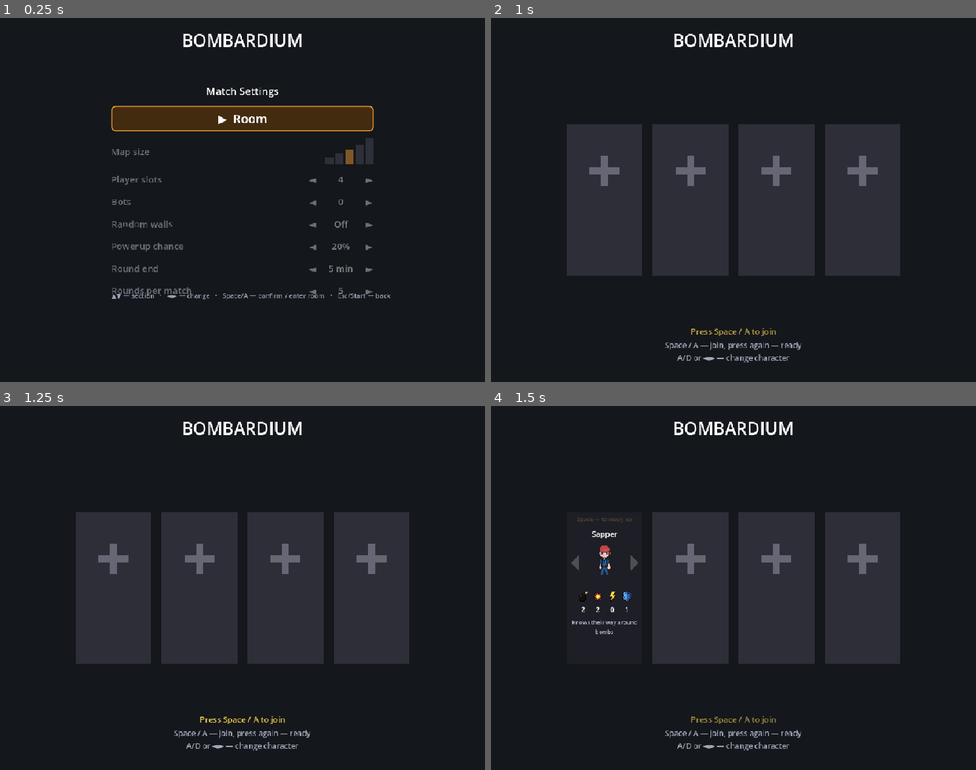
Above: before the commit, frames 1-4 (two rows, left to right).
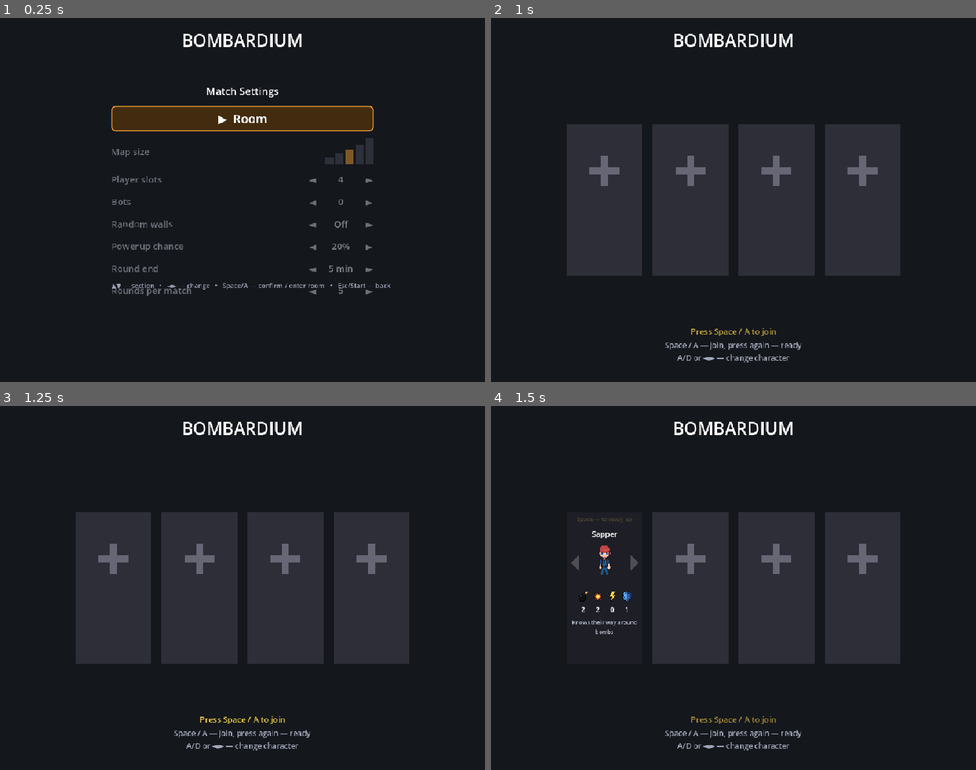
Above: after the commit, the same moments.

Repository: LikSaint/bombardium
Game: Godot game, scene res://scenes/Lobby.tscn
Two runs of this game, one before a commit and one after it. Both use one fixed random seed, a clock stepped at 60 frames per second and the inputs below. This scene is started directly instead of the project's main scene.
Inputs (mouse positions are in pixels of both pictures, inside the frame that each line leads up to):
- Up to frame 1 (0.25 s): no input
- Up to frame 2 (1 s): tap Enter at 0.5 s; move the mouse to (840, 181) at 0.52 s; hold D from 0.53 s (still down); tap E at 0.6 s; click (840, 181) at 0.67 s; tap Space at 0.77 s
- Up to frame 3 (1.25 s): keep holding D
- Up to frame 4 (1.5 s): release D at 1.25 s; tap Space at 1.25 s; drag from (636, 606) to (709, 660) at 1.27 s

The runs differ from the first frame. In frame 1, 0.5% of the frame differs, in the area x 23-81%, y 72-78%; in frame 2, nothing differs; in frame 3, nothing differs; in frame 4, nothing differs.

Commit message:
Increase spacing between menu and hint text
- Increase Rows offset_bottom from 390 to 410
- Move Hint label further down: offset_top from -50 to -70, offset_bottom from -24 to -44
- Fixes overlap between last menu item and hint text

Co-Authored-By: Claude Haiku 4.5 <noreply@anthropic.com>

Diff:
--- a/scenes/Lobby.tscn
+++ b/scenes/Lobby.tscn
@@ -64,7 +64,7 @@
 layout_mode = 0
 anchor_right = 1.0
 offset_top = 44.0
-offset_bottom = 390.0
+offset_bottom = 410.0
 theme_override_constants/separation = 14
 
 [node name="RoomRow" type="PanelContainer" parent="SettingsPanel/Rows"]
@@ -337,8 +337,8 @@
 anchor_top = 1.0
 anchor_right = 1.0
 anchor_bottom = 1.0
-offset_top = -50.0
-offset_bottom = -24.0
+offset_top = -70.0
+offset_bottom = -44.0
 theme_override_font_sizes/font_size = 13
 theme_override_colors/font_color = Color(0.7, 0.72, 0.8, 0.85)
 horizontal_alignment = 1
